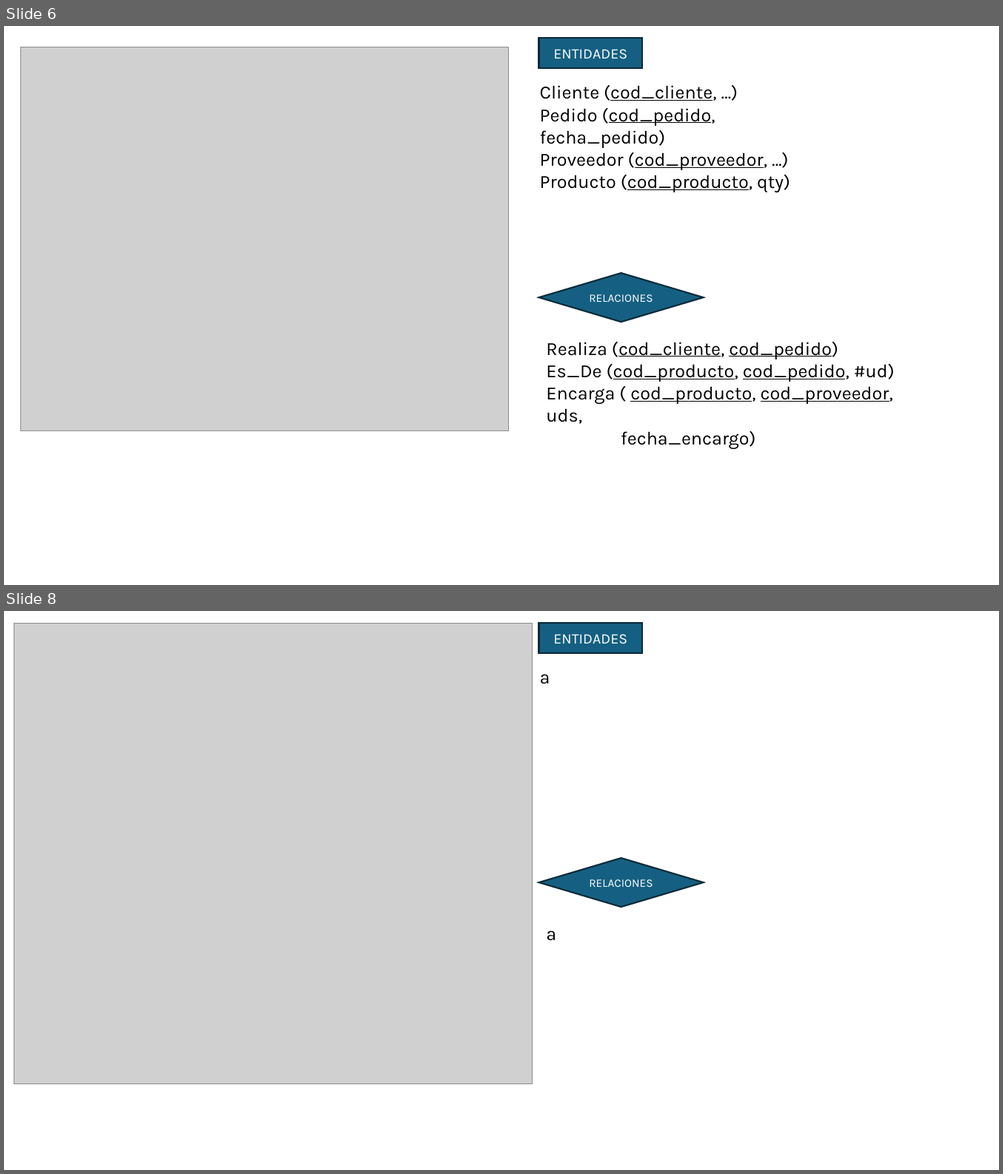
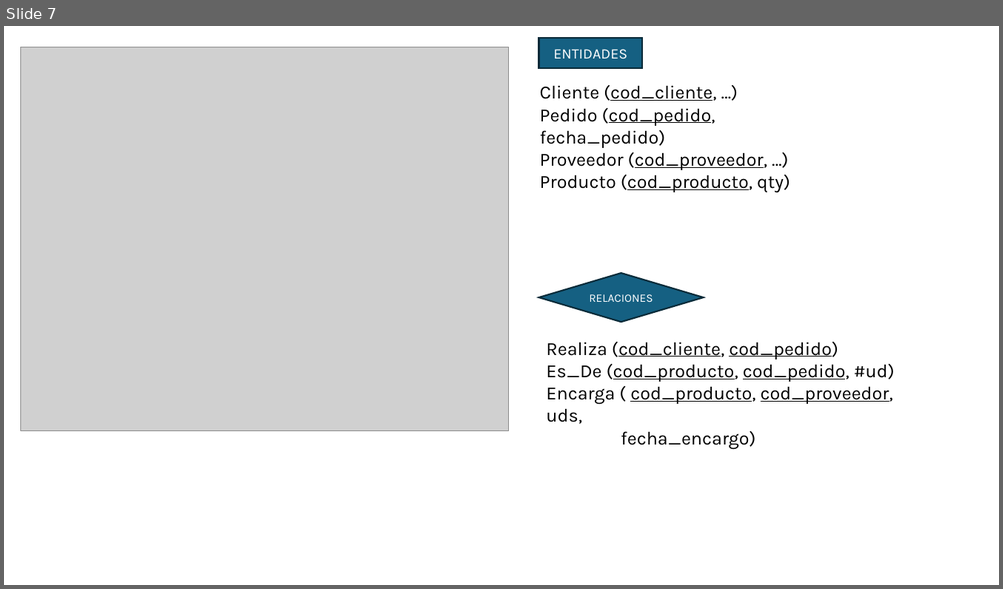
Before and after one commit to AchillesD9-Alex/-2024-Java-Angular-Bootcamp, a slide deck: [JAVA]/C3/TA13/ta13.pptx. Shown one above the other, each under a label of ours: slides 6 and 8 before the commit, slide 7 after it; the slides between them are not shown. The pictures are 1003x1174 and 1003x589 pixels, drawn with LibreOffice and Linux fonts; fonts in the diff are those of the drawing; grey boxes stand for pictures. Boxes give left, top, right and bottom in pixels: in the first picture for what was removed or moved away, otherwise in the second. Text is boxed around its words. In the diff, an @@ line names an element or a change of style, - is before the commit and + after.

```diff
--- a/[JAVA]/C3/TA13/ta13.pptx
+++ b/[JAVA]/C3/TA13/ta13.pptx
@@ slide 8 removed at [4, 611, 999, 1170], background #FFFFFF @@
@@ picture removed at [14, 623, 533, 1085] @@
@@ rectangle removed at [539, 623, 643, 652] @@
-ENTIDADES
@@ text removed at [540, 674, 550, 684] @@
-a
@@ diamond removed at [539, 858, 703, 907] @@
-RELACIONES
@@ text removed at [546, 931, 556, 941] @@
-a
@@ what was slide 6 is now slide 7 @@
```
Also in this commit, not shown: 1 slide changed, 2 slides added, 13 other files.
